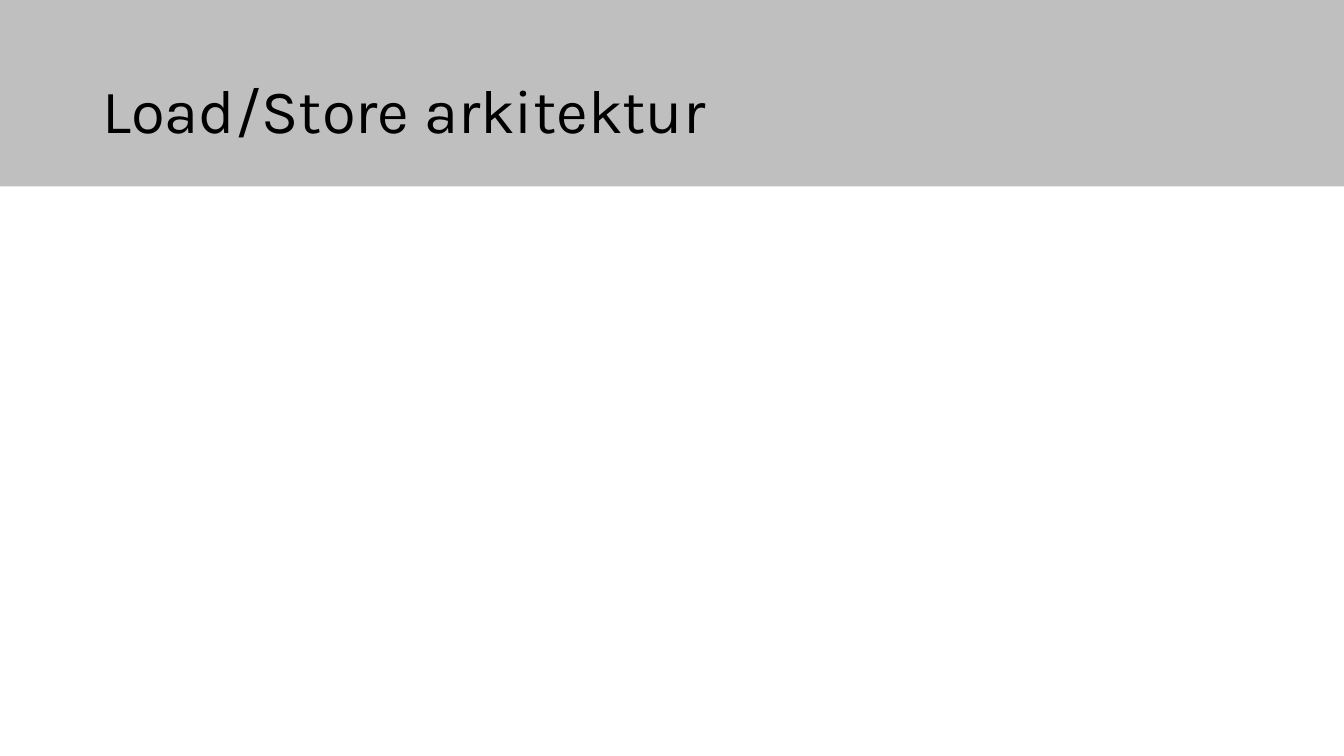
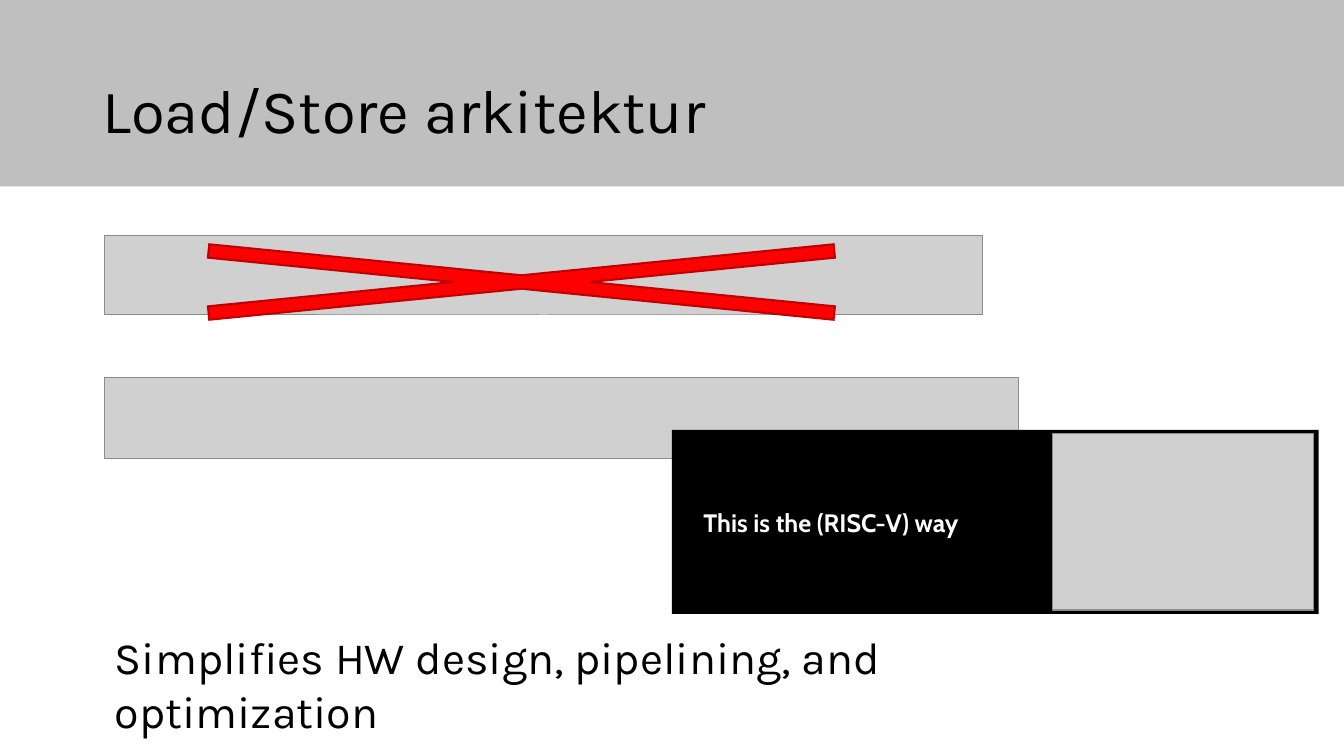
Before and after one commit to elias-at-chalmers/mop-lecture_notes-mirror, a slide deck: slide 19 of slides/lecture02-assembly1.pptx (slide 16 before the commit). Drawn at 1344x756 pixels with LibreOffice and Linux fonts; fonts in the diff are those of the drawing; grey boxes stand for pictures. Boxes give left, top, right and bottom in pixels: in the first picture for what was removed or moved away, otherwise in the second. Text is boxed around its words. In the diff, an @@ line names an element or a change of style, - is before the commit and + after.

```diff
--- a/slides/lecture02-assembly1.pptx
+++ b/slides/lecture02-assembly1.pptx
@@ cross added at box(0, 223, 1123, 342), fill #FF0000, outline #C00000 1.5 pt @@
@@ picture added at box(105, 235, 983, 315) @@
@@ picture added at box(105, 378, 1018, 459) @@
@@ rectangle added at box(673, 430, 1320, 614), fill #000000 @@
@@ picture added at box(1053, 434, 1313, 610) @@
@@ text added at box(703, 513, 959, 538), 18 pt, text #FFFFFF, bold @@
+This is the (RISC-V) way
@@ text added at box(115, 643, 880, 739), 32 pt, text #000000 @@
+Simplifies HW design, pipelining, and optimization
```
Also in this commit, not shown: 7 other slides changed, 14 slides added, 4 slides removed, 1 other file.
